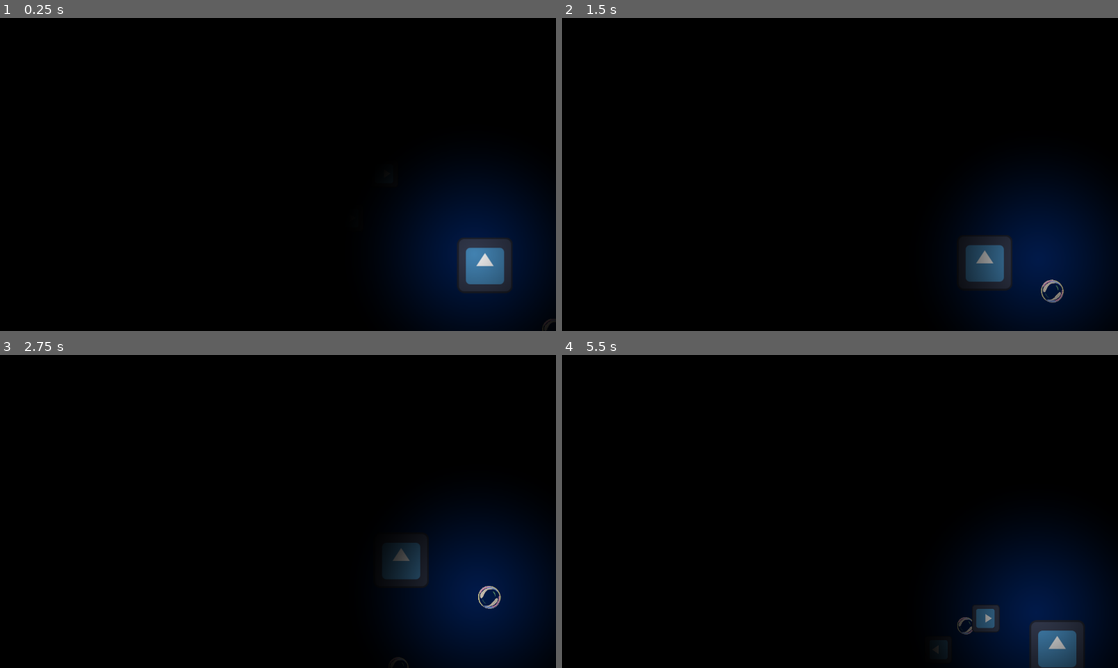
Above: before the commit, frames 1-4 (two rows, left to right).
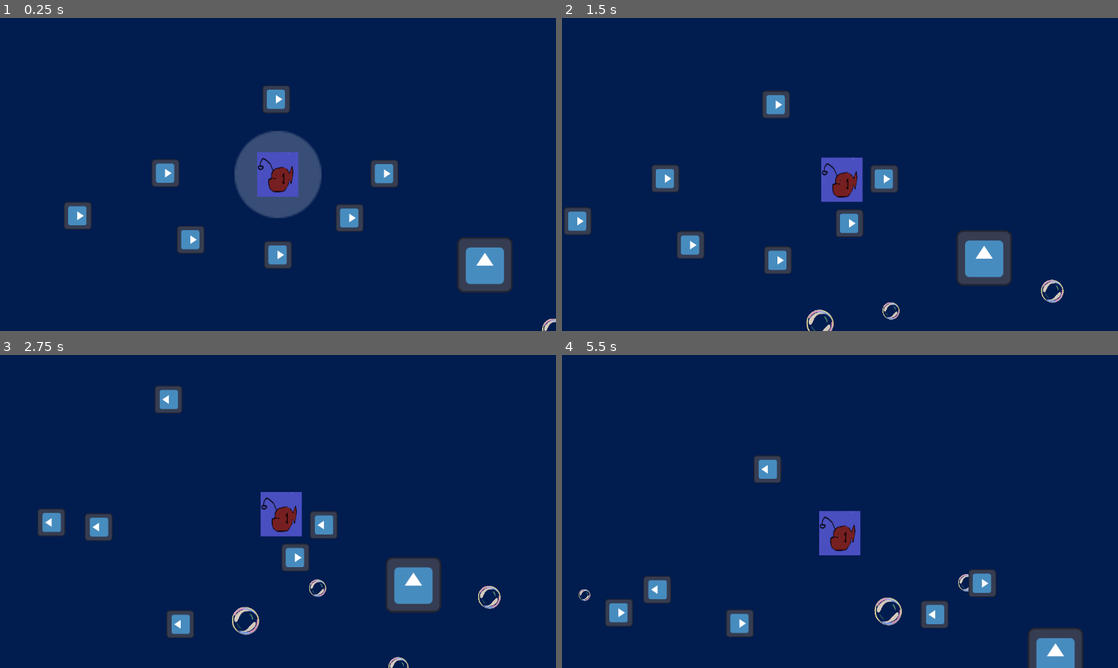
Above: after the commit, the same moments.

Repository: JeromeIsntDev/OceanX_HKthon_BioEvanescence
Game: Godot game, scene res://scenes/main.tscn
Same seed, same stepped clock (60 frames per second), same inputs: the game is played once before the commit and once after it. The engine's default icon, where the game draws it, is replaced by a stand-in: a white triangle on a blue panel in a dark square.
Inputs:
- Up to frame 1 (0.25 s): no input
- Up to frame 2 (1.5 s): hold D (ui_right) 0.53-1.28 s; hold S (ui_down) from 1.28 s (still down)
- Up to frame 3 (2.75 s): release S (ui_down) at 2.03 s; hold D (ui_right) from 2.03 s (still down)
- Up to frame 4 (5.5 s): release D (ui_right) at 2.78 s; hold W (ui_up) 2.78-3.53 s; hold A (ui_left) 3.53-5.03 s; hold S (ui_down) from 5.03 s (still down)

The runs differ from the first frame. In frame 1, 98% of the frame differs, in the area x 0-100%, y 0-100%; in frame 2, 98%; in frame 3, 98%; in frame 4, 98%.

Commit message:
Revert "Merge branch 'main' into huimin"
This reverts commit f4b6ede3971f3dcfd9d98613c67520985c8105ec, reversing
changes made to 90ccf5fb5bd08226fd103c1e5525ec7d78fd9382.

Diff:
--- a/assets/shader/spotlight.gdshader
+++ b/assets/shader/spotlight.gdshader
@@ -1,8 +1,9 @@
 shader_type canvas_item;
 
 uniform sampler2D SCREEN_TEXTURE : hint_screen_texture, filter_linear_mipmap;
-uniform vec2 pos = vec2(0.5, 0.5);
-uniform float range = 0.1;
+uniform float aspect = 1.7777777;
+uniform vec2 mouse_pos = vec2(0.5);
+uniform float mouse_range = 0.2;
 
 void vertex() {
 	// Called for every vertex the material is visible on.
@@ -10,11 +11,11 @@
 
 void fragment() {
 	// Called for every pixel the material is visible on.
-	vec2 uv = UV - pos;
-	uv = vec2(uv.x, uv.y);
+	vec2 uv = UV - mouse_pos;
+	uv = vec2(uv.x, uv.y/ aspect);
 
-	float mask = range - length(uv);
-	mask = smoothstep(0, 0.12, mask );
+	float mask = mouse_range - length(uv);
+	mask = smoothstep(0, 0.12, mask);
 	COLOR.rgb = mix(vec3(0.0), texture(SCREEN_TEXTURE, SCREEN_UV).rgb, mask);
 }
 
--- a/project.godot
+++ b/project.godot
@@ -23,7 +23,6 @@
 [global_group]
 
 player=""
-spotlight=""
 
 [input]
 
--- a/scenes/World.tscn
+++ b/scenes/World.tscn
@@ -1,31 +1,15 @@
 [gd_scene format=3 uid="uid://bouwjmxp4sy77"]
-
-[ext_resource type="Shader" uid="uid://bv8gb1oor27fv" path="res://assets/shader/spotlight.gdshader" id="1_kqs1s"]
-[ext_resource type="Script" uid="uid://b8w6qa7kn8lxg" path="res://scripts/spotlight.gd" id="2_lyx27"]
-
-[sub_resource type="ShaderMaterial" id="ShaderMaterial_kqs1s"]
-shader = ExtResource("1_kqs1s")
-shader_parameter/pos = Vector2(0.5, 0.5)
-shader_parameter/range = 0.1
 
 [sub_resource type="RectangleShape2D" id="RectangleShape2D_io8um"]
 
 [node name="World" type="Node2D" unique_id=1347648242]
 
-[node name="Background" type="ColorRect" parent="." unique_id=989531154]
+[node name="ColorRect" type="ColorRect" parent="." unique_id=989531154]
 offset_right = 3200.0
 offset_bottom = 3200.0
 color = Color(0.003921569, 0.10980392, 0.30980393, 1)
 
-[node name="Spotlight" type="ColorRect" parent="." unique_id=1420170923 groups=["spotlight"]]
-z_index = 10
-material = SubResource("ShaderMaterial_kqs1s")
-offset_right = 3200.0
-offset_bottom = 3200.0
-script = ExtResource("2_lyx27")
-
 [node name="TopWall2" type="StaticBody2D" parent="." unique_id=645055385]
-position = Vector2(0, -160)
 
 [node name="CollisionShape2D" type="CollisionShape2D" parent="TopWall2" unique_id=2093020257]
 position = Vector2(1600, 0)
@@ -33,7 +17,7 @@
 shape = SubResource("RectangleShape2D_io8um")
 
 [node name="BottomWall2" type="StaticBody2D" parent="." unique_id=1938502096]
-position = Vector2(0, 3360)
+position = Vector2(0, 3200)
 
 [node name="CollisionShape2D" type="CollisionShape2D" parent="BottomWall2" unique_id=103176326]
 position = Vector2(1600, 0)
@@ -41,14 +25,14 @@
 shape = SubResource("RectangleShape2D_io8um")
 
 [node name="LeftWall3" type="StaticBody2D" parent="." unique_id=1997607073]
-position = Vector2(3360, 1600)
+position = Vector2(3200, 1600)
 
 [node name="CollisionShape2D" type="CollisionShape2D" parent="LeftWall3" unique_id=1527607864]
 scale = Vector2(16, 160)
 shape = SubResource("RectangleShape2D_io8um")
 
 [node name="LeftWall4" type="StaticBody2D" parent="." unique_id=542004456]
-position = Vector2(-160, 1600)
+position = Vector2(0, 1600)
 
 [node name="CollisionShape2D" type="CollisionShape2D" parent="LeftWall4" unique_id=406515717]
 scale = Vector2(16, 160)
--- a/scenes/main.tscn
+++ b/scenes/main.tscn
@@ -24,15 +24,9 @@
 position = Vector2(-1148, -1417)
 
 [node name="Player" parent="." unique_id=1663085969 groups=["player"] instance=ExtResource("1_o5qli")]
-ACCELERATION = 200.0
-FRICTION = 2.5
 
 [node name="Camera2D" type="Camera2D" parent="Player" unique_id=2024496615]
 process_callback = 0
-limit_left = -1600
-limit_top = -1600
-limit_right = 1600
-limit_bottom = 1600
 position_smoothing_enabled = true
 
 [node name="GPUParticles2D" type="GPUParticles2D" parent="Player/Camera2D" unique_id=587634291]
--- a/scenes/player.tscn
+++ b/scenes/player.tscn
@@ -12,7 +12,6 @@
 GlowMask = NodePath("GlowMask")
 
 [node name="GlowMask" type="Sprite2D" parent="." unique_id=1820465845]
-visible = false
 modulate = Color(1, 1, 1, 0.47058824)
 self_modulate = Color(1, 1, 1, 0.47058824)
 scale = Vector2(3.995, 3.995)
--- a/scripts/audio_manager.gd
+++ b/scripts/audio_manager.gd
@@ -15,4 +15,3 @@
 	stream_player.pitch_scale = sound.pitch
 	stream_player.max_distance = sound.distance
 	obj.add_child(stream_player)
-	stream_player.play()
--- a/scripts/enemy.gd
+++ b/scripts/enemy.gd
@@ -1,74 +1,27 @@
 extends CharacterBody2D
 
-@export var MAX_SPEED : float = 150.0
-@export var ACCELERATION : float = 100.0
+@export var MAX_SPEED : float = 1.0
+@export var ACCELERATION : float = 400.0
 @export var FRICTION : float = 8.5
 @export var player : CharacterBody2D
 
-## Radius of the anglerfish's light bubble — enemy chases only within this range.
-@export var LIGHT_RADIUS : float = 170.0
-
-## Wander tuning
-@export var WANDER_SPEED : float = 100.0
-@export var IDLE_DURATION : float = 2.0
-@export var SWIM_DURATION : float = 1.0
-
-enum State { IDLE, SWIM, CHASE }
-var state := State.IDLE
-var stateDuration : float = 0.0
-var swimDirection := Vector2.RIGHT
-var maxRadius : float = 200
-var minRadius : float = 10
-
 func _ready() -> void:
-	player = get_tree().get_first_node_in_group("player")
+	player = get_tree().get_first_node_in_group("player");
 
 func _physics_process(delta: float) -> void:
-	stateDuration += delta
-	LIGHT_RADIUS = minRadius + player.LUMINESCENCE * 10 * maxRadius
+	var direction : Vector2;
+	if player :
+		direction = (player.global_position - position).normalized();
+	else:
+		print("player missing");
+	movement(delta, direction);
+	move_and_slide();
+#!_physic_process
 
-	var in_light := false
-	if player:
-		in_light = global_position.distance_to(player.global_position) <= LIGHT_RADIUS
 
-	# Switch into or out of CHASE
-	if in_light and state != State.CHASE:
-		change_state(State.CHASE)
-	elif not in_light and state == State.CHASE:
-		change_state(State.IDLE)
+func movement(delta: float, input : Vector2) -> void:
+	var velocity_weight_x : float = 1.0 - exp( -(ACCELERATION if input.x else FRICTION) * delta)
+	velocity.x = lerp(velocity.x, input.x * MAX_SPEED, velocity_weight_x);
 
-	match state:
-		State.IDLE:
-			# Gentle bobbing, same as prey
-			var idle_input := Vector2(0.0, sin(stateDuration * 2.0) * 0.1)
-			movement(delta, idle_input)
-
-			if stateDuration >= IDLE_DURATION:
-				swimDirection = Vector2(randf_range(-1.0, 1.0), randf_range(-1.0, 1.0)).normalized()
-				change_state(State.SWIM)
-
-		State.SWIM:
-			movement(delta, swimDirection)
-
-			if stateDuration >= SWIM_DURATION:
-				change_state(State.IDLE)
-
-		State.CHASE:
-			var direction := (player.global_position - global_position).normalized()
-			movement(delta, direction)
-
-	move_and_slide()
-
-func change_state(new_state: State) -> void:
-	state = new_state
-	stateDuration = 0.0
-
-func movement(delta: float, input: Vector2) -> void:
-	# Use WANDER_SPEED for idle/swim, MAX_SPEED for chase
-	var target_speed := MAX_SPEED if state == State.CHASE else WANDER_SPEED
-
-	var velocity_weight_x := 1.0 - exp(-(ACCELERATION if input.x else FRICTION) * delta)
-	velocity.x = lerp(velocity.x, input.x * target_speed, velocity_weight_x)
-
-	var velocity_weight_y := 1.0 - exp(-(ACCELERATION if input.y else FRICTION) * delta)
-	velocity.y = lerp(velocity.y, input.y * target_speed, velocity_weight_y)
+	var velocity_weight_y : float = 1.0 - exp( -(ACCELERATION if input.y else FRICTION) * delta)
+	velocity.y = lerp(velocity.y, input.y * MAX_SPEED, velocity_weight_y);
--- a/scripts/player.gd
+++ b/scripts/player.gd
@@ -4,16 +4,12 @@
 @export var ACCELERATION : float = 400.0
 @export var FRICTION : float = 8.5
 @export var GlowMask : Sprite2D
-@export var SPOTLIGHT : ColorRect
-@export var LUMINESCENCE : float = 0.1;
-
 
 var original_mask : Color
 var glow_changing : bool = false
 
 func _ready() -> void:
 	original_mask = GlowMask.modulate
-	SPOTLIGHT = get_tree().get_first_node_in_group("spotlight");
 
 
 func _physics_process(delta: float) -> void:
@@ -28,9 +24,6 @@
 		if not glow_changing: change_glow(delta, original_mask, 5)
 
 	move_and_slide()
-	var uv : = Vector2(position.x/3200 + 0.5, position.y/3200 + 0.5)
-	SPOTLIGHT.updateShader(uv)
-	SPOTLIGHT.updateRange(LUMINESCENCE)
 #!_physic_process
 
 func change_flow_delay() -> void:
--- a/scripts/spotlight.gd
+++ /dev/null
@@ -1,16 +0,0 @@
-extends ColorRect
-
-func updateShader(pos: Vector2) -> void:
-	material.set_shader_parameter('pos', pos)
-
-func updateRange(value : float) -> void:
-	material.set_shader_parameter('range', value)
-
-# Called when the node enters the scene tree for the first time.
-func _ready() -> void:
-	pass # Replace with function body.
-
-
-# Called every frame. 'delta' is the elapsed time since the previous frame.
-func _process(delta: float) -> void:
-	pass
--- a/scripts/test_audio_2d.gd
+++ b/scripts/test_audio_2d.gd
@@ -4,4 +4,9 @@
 
 # Called when the node enters the scene tree for the first time.
 func _ready() -> void:
-	AudioManager.play_sound(0, self);
+	pass
+
+
+# Called every frame. 'delta' is the elapsed time since the previous frame.
+func _process(delta: float) -> void:
+	pass
--- a/users/jerome_scene.tscn
+++ /dev/null
@@ -1,22 +0,0 @@
-[gd_scene format=3 uid="uid://dw3t4y6um8r65"]
-
-[ext_resource type="Script" uid="uid://cjj14vhmp3yfx" path="res://scripts/audio_manager.gd" id="1_8fuv2"]
-[ext_resource type="Script" uid="uid://dx4cewnrgv4ct" path="res://scripts/sound_effect.gd" id="2_s7woy"]
-[ext_resource type="AudioStream" uid="uid://bnwl8y4hfj1w0" path="res://assets/sounds/dragon-studio-pop-402324.mp3" id="3_p42sj"]
-[ext_resource type="Script" uid="uid://ctgj4k4xsf26e" path="res://scripts/test_audio_2d.gd" id="4_vhe75"]
-
-[sub_resource type="Resource" id="Resource_ecphq"]
-script = ExtResource("2_s7woy")
-stream = ExtResource("3_p42sj")
-metadata/_custom_type_script = "uid://dx4cewnrgv4ct"
-
-[node name="JeromeScene" type="Node2D" unique_id=1870025830]
-
-[node name="audio_manager" type="Node2D" parent="." unique_id=770061749]
-script = ExtResource("1_8fuv2")
-Sounds = Array[ExtResource("2_s7woy")]([SubResource("Resource_ecphq")])
-metadata/_custom_type_script = "uid://cjj14vhmp3yfx"
-
-[node name="Node2D" type="Node2D" parent="." unique_id=1839971357 node_paths=PackedStringArray("AudioManager")]
-script = ExtResource("4_vhe75")
-AudioManager = NodePath("../audio_manager")
Binary file removed: assets/goblin_shark.PNG
Binary file removed: assets/goblin_shark.jpg
Binary file removed: assets/prey_lanternfish.PNG
Binary file removed: assets/prey_shrimp.PNG
Not shown, removed: scripts/spotlight.gd.uid
Not shown, changed: .gitignore
